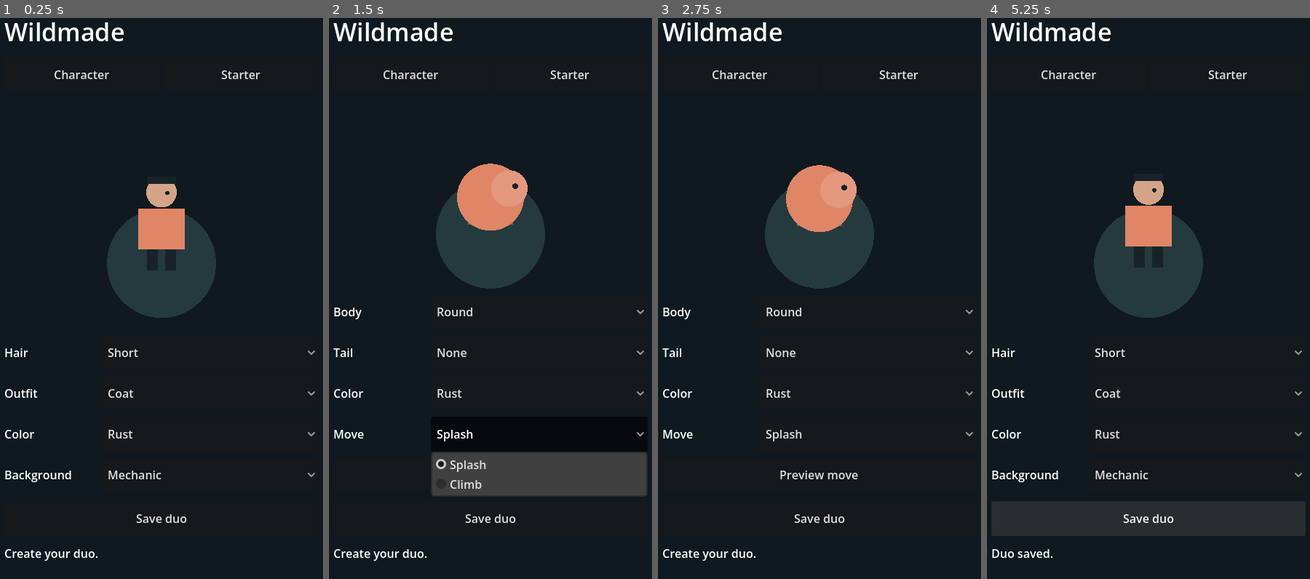
Above: before the commit, frames 1-4 (left to right).
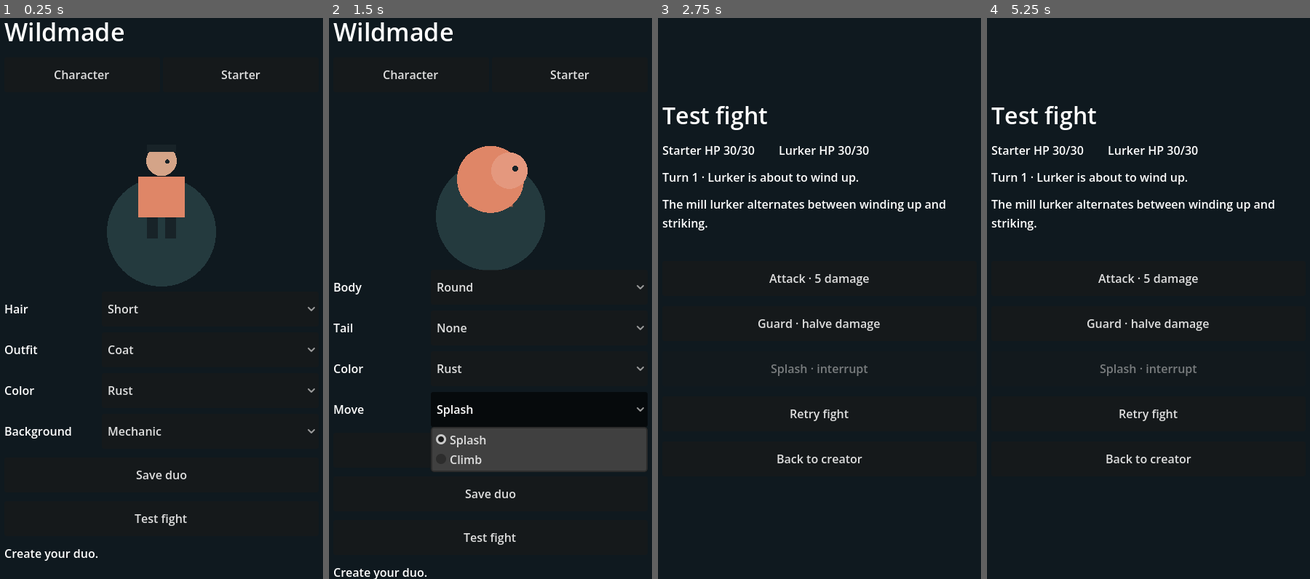
Above: after the commit, the same moments.

Repository: duffpowell-commits/pocket-fight
Game: Godot game, scene res://creator.tscn
The game is run twice, just before and just after one commit, with the same random seed, the same clock (stepped at 60 frames per second) and the same inputs.
Inputs (mouse positions are in pixels of both pictures, inside the frame that each line leads up to):
- Up to frame 1 (0.25 s): no input
- Up to frame 2 (1.5 s): click "Starter" at 0.5 s; click "Splash" at 1.25 s
- Up to frame 3 (2.75 s): click (819, 539) at 2 s, where only the run after the commit has a clickable "Test fight"
- Up to frame 4 (5.25 s): click (1148, 416) at 2.75 s, where only the run after the commit has a clickable "Retry fight"; click (1148, 461) at 3.5 s, where only the run after the commit has a clickable "Back to creator"; click "Character" at 4.25 s; click (1148, 517) at 5 s, where only the run after the commit has a clickable "Test fight"

The runs differ from the first frame. In frame 1, 6.3% of the frame differs, in the area x 1-98%, y 23-91%; in frame 2, 10%; in frame 3, 10%; in frame 4, 16%, in the area x 1-99%, y 0-97%.

Commit message:
Add Wildmade’s first turn-based test fight

Diff:
--- /dev/null
+++ b/battle.gd
@@ -0,0 +1,138 @@
+extends MarginContainer
+
+signal finished
+
+const MAX_HP := 30
+const BASIC_DAMAGE := 5
+const CHARGE_DAMAGE := 12
+
+var signature := "Splash"
+var player_hp := MAX_HP
+var enemy_hp := MAX_HP
+var charging := false
+var high_ground := false
+var cooldown := 0
+var round_number := 1
+var health: Label
+var intent: Label
+var log_line: Label
+var attack_button: Button
+var guard_button: Button
+var move_button: Button
+
+
+func _ready() -> void:
+	set_anchors_and_offsets_preset(Control.PRESET_FULL_RECT)
+	for side in ["left", "right", "top", "bottom"]:
+		add_theme_constant_override("margin_" + side, 24)
+	var column := VBoxContainer.new()
+	column.alignment = BoxContainer.ALIGNMENT_CENTER
+	column.add_theme_constant_override("separation", 14)
+	add_child(column)
+	var title := Label.new()
+	title.text = "Test fight"
+	title.add_theme_font_size_override("font_size", 32)
+	column.add_child(title)
+	health = add_label(column)
+	intent = add_label(column)
+	log_line = add_label(column)
+	log_line.custom_minimum_size.y = 76
+	attack_button = add_button(column, "Attack · 5 damage", func(): play_turn("Attack"))
+	guard_button = add_button(column, "Guard · halve damage", func(): play_turn("Guard"))
+	move_button = add_button(column, signature, func(): play_turn(signature))
+	add_button(column, "Retry fight", reset_fight)
+	add_button(column, "Back to creator", func(): finished.emit())
+	reset_fight()
+
+
+func add_label(column: VBoxContainer) -> Label:
+	var label := Label.new()
+	label.autowrap_mode = TextServer.AUTOWRAP_WORD_SMART
+	column.add_child(label)
+	return label
+
+
+func add_button(column: VBoxContainer, caption: String, action: Callable) -> Button:
+	var button := Button.new()
+	button.text = caption
+	button.custom_minimum_size.y = 48
+	button.pressed.connect(action)
+	column.add_child(button)
+	return button
+
+
+func reset_fight() -> void:
+	player_hp = MAX_HP
+	enemy_hp = MAX_HP
+	charging = false
+	high_ground = false
+	cooldown = 0
+	round_number = 1
+	log_line.text = "The mill lurker alternates between winding up and striking."
+	refresh()
+
+
+func play_turn(action: String) -> void:
+	if player_hp == 0 or enemy_hp == 0:
+		return
+	if action == signature and (cooldown > 0 or not charging):
+		return
+
+	var incoming := CHARGE_DAMAGE if charging else 0
+	var message := ""
+	match action:
+		"Attack":
+			var damage := BASIC_DAMAGE + (3 if high_ground else 0)
+			enemy_hp = maxi(0, enemy_hp - damage)
+			high_ground = false
+			message = "Attack dealt %d damage." % damage
+		"Guard":
+			incoming /= 2
+			message = "You guarded."
+		"Splash":
+			incoming = 0
+			enemy_hp = maxi(0, enemy_hp - 2)
+			message = "Splash interrupted the strike and dealt 2 damage."
+		"Climb":
+			incoming = 0
+			high_ground = true
+			message = "Climb evaded the strike. Your next attack gains 3 damage."
+		_:
+			return
+
+	if action == signature:
+		cooldown = 2
+	elif cooldown > 0:
+		cooldown -= 1
+
+	if enemy_hp == 0:
+		log_line.text = message + " You won."
+	else:
+		player_hp = maxi(0, player_hp - incoming)
+		if incoming > 0:
+			message += " The lurker dealt %d damage." % incoming
+		elif not charging:
+			message += " The lurker wound up."
+		if player_hp == 0:
+			message += " Your starter fainted."
+		log_line.text = message
+		charging = not charging
+		round_number += 1
+	refresh()
+
+
+func refresh() -> void:
+	health.text = "Starter HP %d/%d        Lurker HP %d/%d" % [player_hp, MAX_HP, enemy_hp, MAX_HP]
+	var done := player_hp == 0 or enemy_hp == 0
+	if done:
+		intent.text = "Fight over"
+	else:
+		intent.text = "Turn %d · %s" % [round_number, "Heavy strike incoming!" if charging else "Lurker is about to wind up."]
+	attack_button.text = "Attack · %d damage" % (BASIC_DAMAGE + (3 if high_ground else 0))
+	attack_button.disabled = done
+	guard_button.disabled = done
+	move_button.disabled = done or cooldown > 0 or not charging
+	var effect := "interrupt" if signature == "Splash" else "evade"
+	move_button.text = "%s · %s" % [signature, effect]
+	if cooldown > 0:
+		move_button.text += " (%d turns)" % cooldown
--- a/creator.gd
+++ b/creator.gd
@@ -1,5 +1,6 @@
 extends Control
 
+const Battle = preload("res://battle.gd")
 const SAVE_PATH := "user://duo.json"
 const FIELDS := {
 	"Character": {
@@ -18,6 +19,7 @@
 
 var design: Dictionary = {}
 var selected := "Character"
+var editor: MarginContainer
 var rows: VBoxContainer
 var preview: Control
 var status: Label
@@ -27,14 +29,14 @@
 
 func _ready() -> void:
 	design = read_design()
-	var margin := MarginContainer.new()
-	margin.set_anchors_and_offsets_preset(Control.PRESET_FULL_RECT)
+	editor = MarginContainer.new()
+	editor.set_anchors_and_offsets_preset(Control.PRESET_FULL_RECT)
 	for side in ["left", "right", "top", "bottom"]:
-		margin.add_theme_constant_override("margin_" + side, 24)
-	add_child(margin)
+		editor.add_theme_constant_override("margin_" + side, 24)
+	add_child(editor)
 	var column := VBoxContainer.new()
 	column.add_theme_constant_override("separation", 12)
-	margin.add_child(column)
+	editor.add_child(column)
 	var title := Label.new()
 	title.text = "Wildmade"
 	title.add_theme_font_size_override("font_size", 34)
@@ -53,11 +55,23 @@
 	rows.add_theme_constant_override("separation", 8)
 	column.add_child(rows)
 	column.add_child(make_button("Save duo", save_design))
+	column.add_child(make_button("Test fight", open_battle))
 	status = Label.new()
 	status.autowrap_mode = TextServer.AUTOWRAP_WORD_SMART
 	status.text = "Saved duo loaded." if FileAccess.file_exists(SAVE_PATH) else "Create your duo."
 	column.add_child(status)
 	select_category(selected)
+
+
+func open_battle() -> void:
+	var battle := Battle.new()
+	battle.signature = design["Starter"]["Move"]
+	add_child(battle)
+	editor.hide()
+	battle.finished.connect(func():
+		battle.queue_free()
+		editor.show()
+	)
 
 
 func make_button(caption: String, action: Callable) -> Button:
Not shown, added: battle.gd.uid
